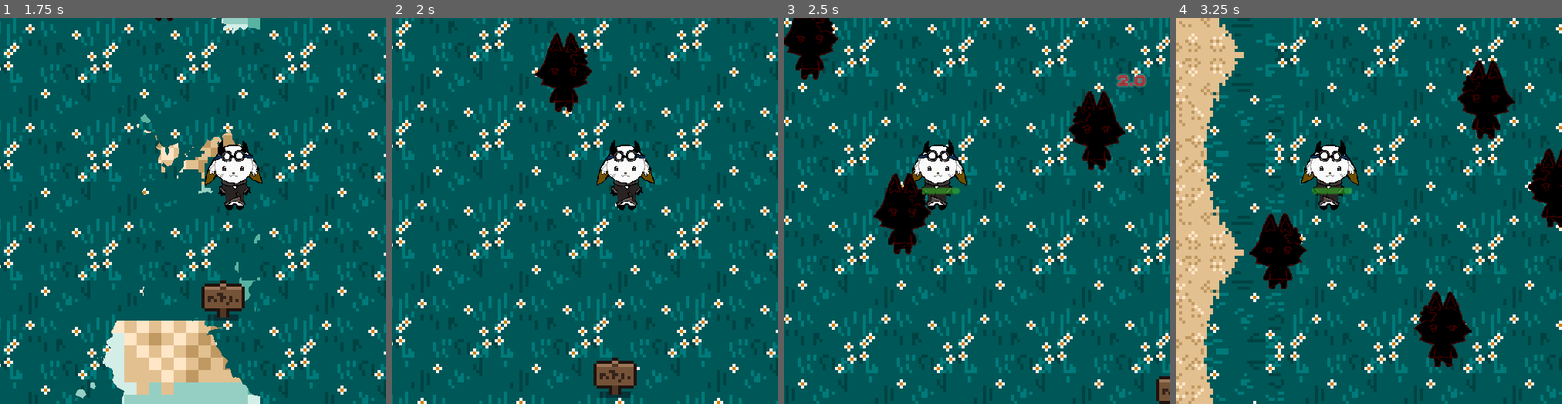
Above: before the commit, frames 1-4 (left to right).
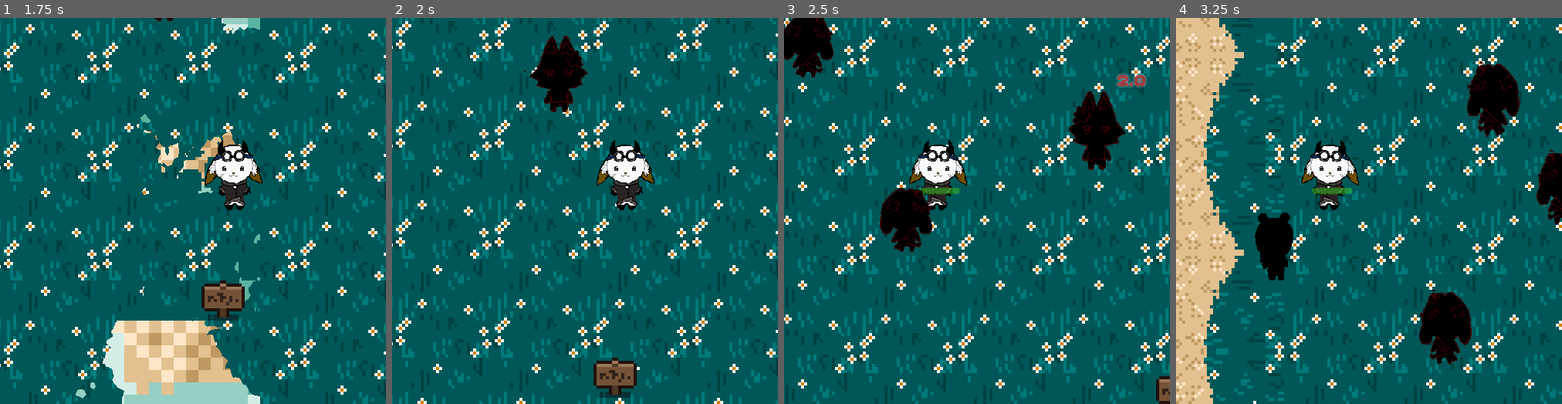
Above: after the commit, the same moments.

Repository: superkitty1549/hackathonghrepo1
Game: Godot game, scene res://scenes/game.tscn
Same seed, same stepped clock (60 frames per second), same inputs: the game is played once before the commit and once after it.
Inputs:
- Up to frame 1 (1.75 s): hold Space (attack) 0.53-1.28 s; hold W (move_up) from 0.53 s (still down); tap Space (attack) at 1.35 s
- Up to frame 2 (2 s): keep holding W (move_up)
- Up to frame 3 (2.5 s): release W (move_up) at 2.03 s; hold A (move_left) from 2.03 s (still down); hold Space (attack) from 2.03 s (still down)
- Up to frame 4 (3.25 s): keep holding A (move_left); release Space (attack) at 2.78 s; tap Space (attack) at 2.85 s

Frame 1 is identical in both runs. In frame 2, 0.9% of the frame differs, in the area x 34-52%, y 3-25%; in frame 3, 1.5%; in frame 4, 3.5%, in the area x 17-100%, y 11-91%.
Error after the commit: Cannot call method 'get' on a null value. (res://actors/actor.gd:8)

Commit message:
Cannot call method 'get' on a null value.

Diff:
--- a/godot-simple-rpg-main/actors/slime/slime.gd
+++ b/godot-simple-rpg-main/actors/slime/slime.gd
@@ -12,44 +12,49 @@
 	preload("res://assets/sprites/characters/darklamber.png"): preload("res://assets/sprites/characters/lamber.png"),
 }
 
-# Keep track of assigned sprites
-static var assigned_sprites = []
+# Static dictionary to store each slime's state across levels
+static var slime_data = {}  # Stores both texture and transformation state
 
-# If the slime is transformed
 var is_transformed = false
-var player_nearby = false  # Tracks if the player is close enough to interact
+var player_nearby = false
+var slime_id = ""
 
 func _ready():
-	# Assign a unique spritesheet to each slime
-	for texture in sprite_map.keys():
-		if texture not in assigned_sprites:
-			sprite.texture = texture
-			assigned_sprites.append(texture)
-			break  # Stop once we find an unused texture
+	# Create a unique ID based on position
+	slime_id = str(global_position.x) + "_" + str(global_position.y)
+
+	# Restore saved slime state if available
+	if slime_id in slime_data:
+		var saved_data = slime_data[slime_id]
+		sprite.texture = saved_data["texture"]
+		is_transformed = saved_data["transformed"]
+	else:
+		# Assign a random dark version if not previously assigned
+		var available_textures = sprite_map.keys()  # Only dark versions
+		var new_texture = available_textures[randi() % available_textures.size()]
+		sprite.texture = new_texture
+		slime_data[slime_id] = {"texture": new_texture, "transformed": false}
 
 func _on_health_health_depleted() -> void:
 	if not is_transformed:
-		is_transformed = true  # Mark as transformed
+		is_transformed = true
 		if sprite.texture in sprite_map:
-			sprite.texture = sprite_map[sprite.texture]  # Swap to normal version
+			sprite.texture = sprite_map[sprite.texture]  # Transform to normal version
+			slime_data[slime_id] = {"texture": sprite.texture, "transformed": true}  # Save state
 	else:
-		queue_free()  # If already transformed, remove it (optional)
+		queue_free()  # Remove after second hit (optional)
 
-# Detect player entering interaction zone
 func _on_detection_area_body_entered(body):
 	if body.name == "Player":
 		player_nearby = true
 
-# Detect player leaving interaction zone
 func _on_detection_area_body_exited(body):
 	if body.name == "Player":
 		player_nearby = false
 
-# Handle interaction when pressing "E"
 func _input(event):
 	if event.is_action_pressed("interact") and player_nearby:
 		go_to_next_level()
 
-# Move to level2 with the player
 func go_to_next_level():
 	get_tree().change_scene_to_file("res://scenes/level2.tscn")
--- a/godot-simple-rpg-main/actors/slime/slime.tscn
+++ b/godot-simple-rpg-main/actors/slime/slime.tscn
@@ -1,7 +1,6 @@
-[gd_scene load_steps=29 format=3 uid="uid://dkr4o1jd2byx7"]
+[gd_scene load_steps=28 format=3 uid="uid://dkr4o1jd2byx7"]
 
 [ext_resource type="Script" uid="uid://b3uxjatvw7gsi" path="res://actors/slime/slime.gd" id="1_af3cn"]
-[ext_resource type="Texture2D" uid="uid://csc3awgl41t2f" path="res://assets/sprites/characters/darkkami.png" id="2_odhwe"]
 [ext_resource type="PackedScene" uid="uid://bmixqgia6qee0" path="res://actors/components/detection_area.tscn" id="3_jidwr"]
 [ext_resource type="PackedScene" uid="uid://k6axntht1gyu" path="res://actors/components/combat/hitbox.tscn" id="4_28a0m"]
 [ext_resource type="Resource" uid="uid://b4e15fax57nc0" path="res://actors/slime/hit.tres" id="5_lkw1f"]
@@ -127,16 +126,13 @@
 [sub_resource type="CircleShape2D" id="CircleShape2D_syiy6"]
 radius = 7.0
 
-[node name="Slime" type="CharacterBody2D" node_paths=PackedStringArray("anim_player", "anim_tree")]
+[node name="Slime" type="CharacterBody2D"]
 collision_layer = 4
 collision_mask = 7
 script = ExtResource("1_af3cn")
-anim_player = NodePath("AnimationPlayer")
-anim_tree = NodePath("AnimationTree")
 
 [node name="Sprite2D" type="Sprite2D" parent="."]
 scale = Vector2(0.2, 0.2)
-texture = ExtResource("2_odhwe")
 hframes = 4
 
 [node name="CollisionShape2D" type="CollisionShape2D" parent="."]
--- a/godot-simple-rpg-main/project.godot
+++ b/godot-simple-rpg-main/project.godot
@@ -19,6 +19,7 @@
 [autoload]
 
 LevelManager="*res://scenes/components/level_manager.tscn"
+GameData="*res://script_templates/GameData.gd"
 
 [display]
 
